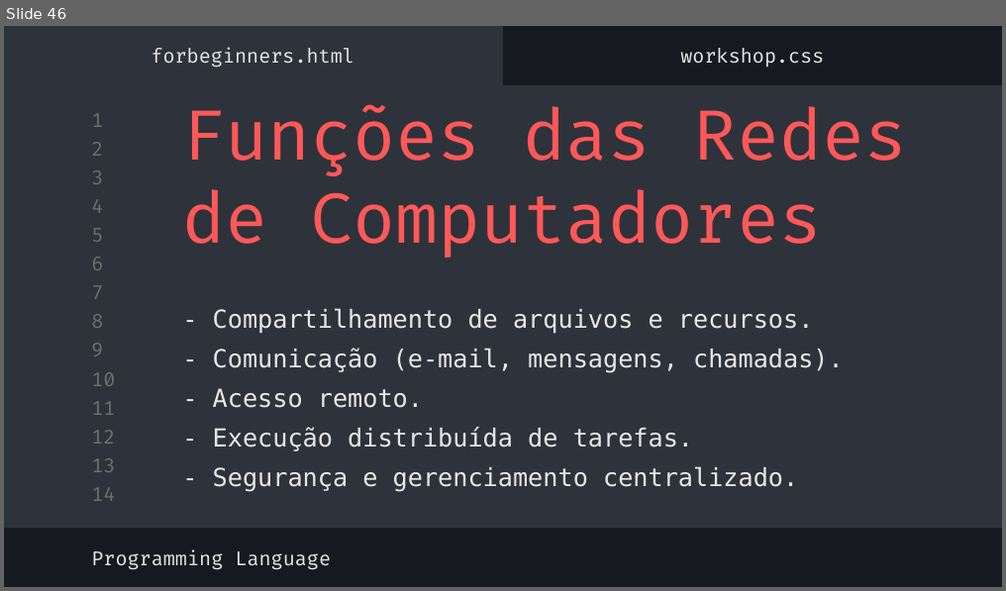
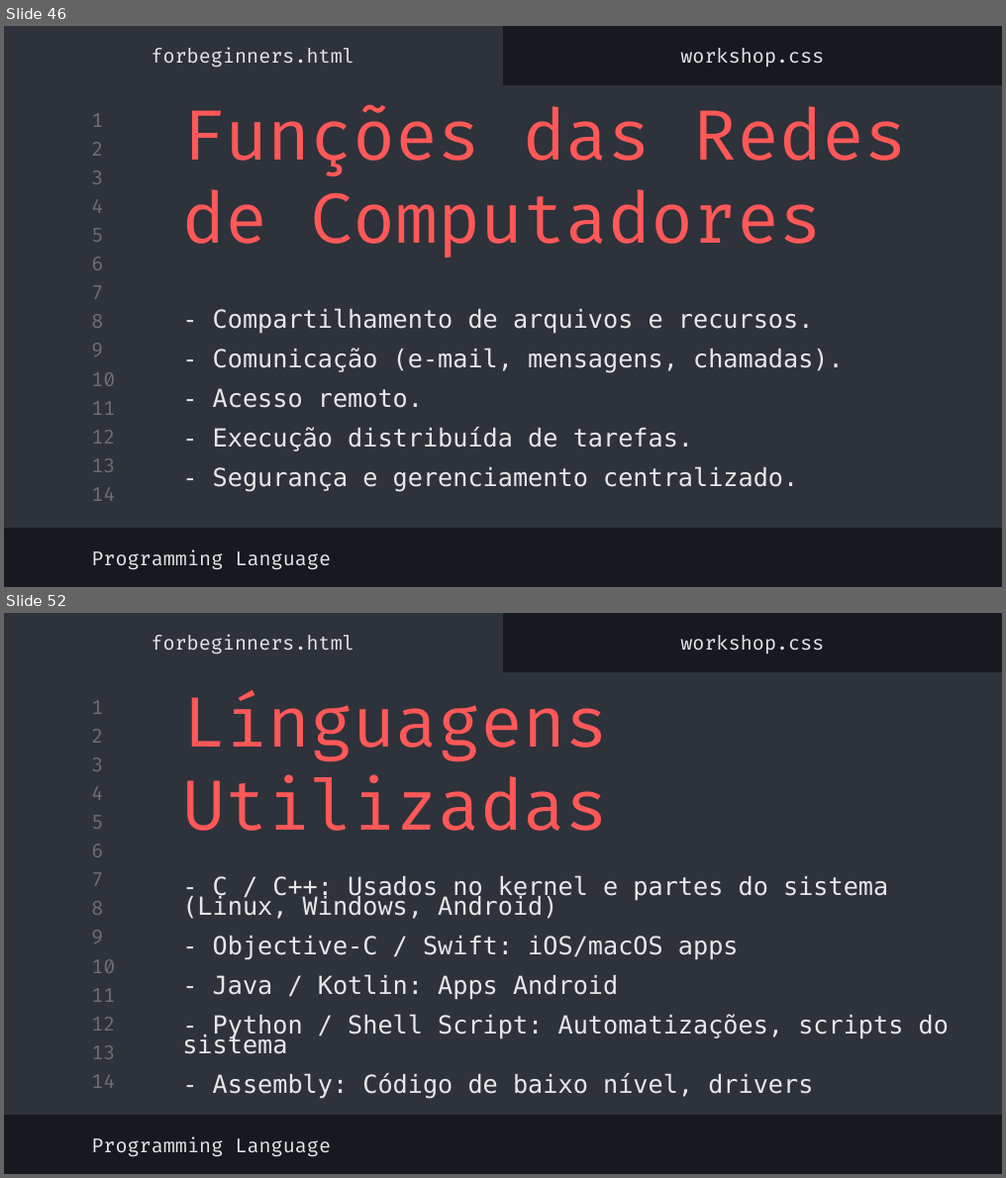
Before and after one commit to MatheusgMoreira/logica_programacao, a slide deck: lógica_de_programação.pptx. Shown one above the other, each under a label of ours: slide 46 before the commit, slides 46 and 52 after it; the slides between them are not shown. The pictures are 1006x591 and 1006x1178 pixels, drawn with LibreOffice and Linux fonts; fonts in the diff are those of the drawing. Boxes give left, top, right and bottom in pixels: in the first picture for what was removed or moved away, otherwise in the second. Text is boxed around its words. In the diff, an @@ line names an element or a change of style, - is before the commit and + after.

```diff
--- a/lógica_de_programação.pptx
+++ b/lógica_de_programação.pptx
@@ slide 52 added at <box>4,613,1002,1174</box>, background #16191F; not listed: 16 template elements that a slide beside it also shows @@
@@ subtitle added at <box>152,635,354,655</box>, 14 pt, text #E7E7E7 @@
+forbeginners.html
@@ subtitle added at <box>680,635,824,654</box>, 14 pt, text #E7E7E7 @@
+workshop.css
@@ title added at <box>182,691,609,831</box>, 50 pt, text #FF5858 @@
+Línguagens Utilizadas
@@ title added at <box>182,875,948,1099</box>, 18 pt, text #E7E7E7 @@
+- C / C++: Usados no kernel e partes do sistema (Linux, Windows, Android)
+- Objective-C / Swift: iOS/macOS apps
+- Java / Kotlin: Apps Android
+- Python / Shell Script: Automatizações, scripts do sistema
+- Assembly: Código de baixo nível, drivers
@@ subtitle added at <box>91,1137,331,1157</box>, 14 pt, text #E7E7E7 @@
+Programming Language
```
Also in this commit, not shown: 6 other slides added, 1 slide removed.
